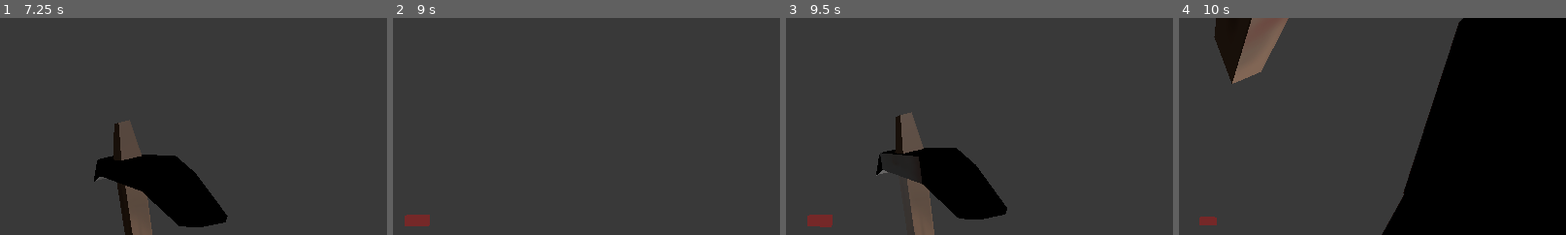
Above: before the commit, frames 1-4 (left to right).
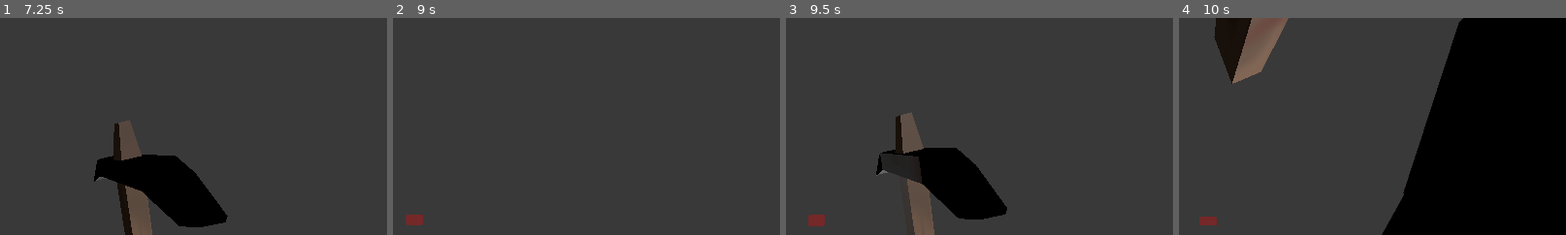
Above: after the commit, the same moments.

Repository: senseibobo/lesinar
Game: Godot game, scene res://world/world.tscn
The game is run twice, just before and just after one commit, with the same random seed, the same clock (stepped at 60 frames per second) and the same inputs. The engine's default icon, where the game draws it, is replaced by a stand-in: a white triangle on a blue panel in a dark square.
Inputs (mouse positions are % of the whole screen's width and height, from its top left):
- Up to frame 1 (7.25 s): tap Enter (ui_accept) at 0.5, 1.52, 1.55, 1.82, 3.02, 3.05, 3.32, 4.52, 4.55, 4.82, 6.02, 6.05, 6.32 s; move the mouse to (55, 50) at 0.52 s; hold Enter (ui_accept) 0.53-1.28 s; hold W (up) 0.53-5.78 s; click (55, 50) at 0.67 s; move the mouse to (45, 50) at 1.27 s; tap E (interact) at 1.35, 4.35 s; move the mouse to (52, 48) at 2.02 s; hold Enter (ui_accept) 2.03-2.78 s; click (52, 48) at 2.1 s; move the mouse to (49, 52) at 2.77 s; right-click (49, 52) at 2.85 s; click (49, 52) at 2.92 s; move the mouse to (57, 51) at 3.52 s; hold Enter (ui_accept) 3.53-4.28 s; move the mouse to (42, 49) at 4.27 s; move the mouse to (51, 50) at 5.02 s; hold Enter (ui_accept) 5.03-5.78 s; click (51, 50) at 5.1 s; move the mouse to (46, 48) at 5.77 s; hold D (right) 5.78-6.53 s; right-click (46, 48) at 5.85 s; move the mouse to (55, 50) at 6.52 s; hold W (up) from 6.53 s (still down); hold Enter (ui_accept) from 6.53 s (still down)
- Up to frame 2 (9 s): move the mouse to (45, 50) at 7.27 s; release Enter (ui_accept) at 7.28 s; tap E (interact) at 7.35 s; click (45, 50) at 7.42 s; tap Enter (ui_accept) at 7.52, 7.55, 7.82 s; move the mouse to (52, 48) at 8.02 s; hold Enter (ui_accept) 8.03-8.78 s; click (52, 48) at 8.1 s; move the mouse to (49, 52) at 8.77 s; release W (up) at 8.78 s; hold A (left) from 8.78 s (still down); right-click (49, 52) at 8.85 s
- Up to frame 3 (9.5 s): keep holding A (left); tap Enter (ui_accept) at 9.02, 9.05, 9.32 s
- Up to frame 4 (10 s): move the mouse to (57, 51) at 9.52 s; release A (left) at 9.53 s; hold W (up) from 9.53 s (still down); hold Enter (ui_accept) from 9.53 s (still down); click (57, 51) at 9.67 s
The pictures show only the part of the screen within x 47-97%, y 2-52%; the shares and areas given below are measured in that part.

Frame 1 is identical in both runs. In frame 2, 0.1% of the frame differs, in the area x 3-10%, y 90-96%; in frame 3, 0.1%, in the area x 5-13%, y 90-97%; in frame 4, nothing differs.

Commit message:
removed space

Diff:
--- a/terrain/terrain.gd
+++ b/terrain/terrain.gd
@@ -151,11 +151,11 @@
 	return pos/mesh.size
 
 
-func _input(event):
-	if event.is_action_pressed("ui_accept"):
-		selected_grave_info = preload("res://graves/jama/jama_grave_info.tres")
-	elif event.is_action_released("ui_accept"):
-		selected_grave_info = preload("res://graves/zivi_krec/zivi_krec_info.tres")
+#func _input(event):
+	#if event.is_action_pressed("ui_accept"):
+		#selected_grave_info = preload("res://graves/jama/jama_grave_info.tres")
+	#elif event.is_action_released("ui_accept"):
+		#selected_grave_info = preload("res://graves/zivi_krec/zivi_krec_info.tres")
 	#if event is InputEventMouseButton:
 		#if event.pressed and event.button_index == MOUSE_BUTTON_LEFT:
 			#var plane := Plane(Vector3.UP)
